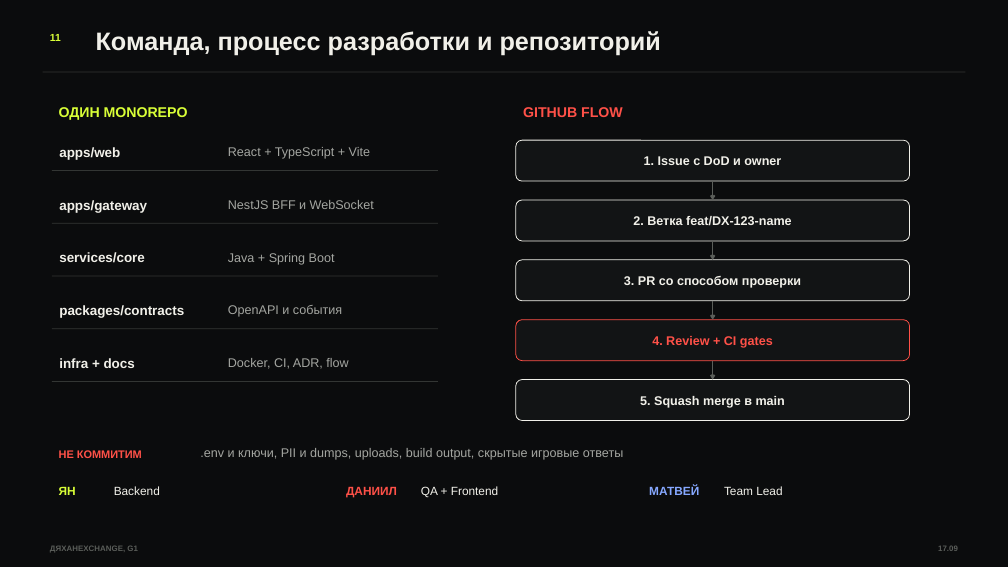
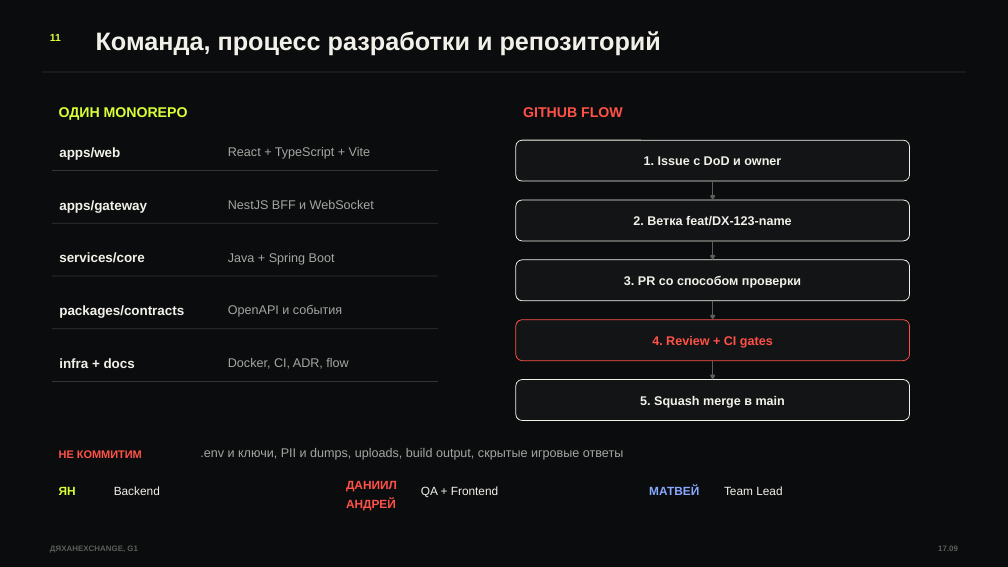
Before and after one commit to dyahan-co/dyahan-exchange, a slide deck: slide 11 of DyakhanExchange-G1-team.pptx. Drawn at 1008x567 pixels with LibreOffice and Linux fonts; fonts in the diff are those of the drawing. Boxes give left, top, right and bottom in pixels: in the first picture for what was removed or moved away, otherwise in the second. Text is boxed around its words. In the diff, an @@ line names an element or a change of style, - is before the commit and + after.

```diff
--- a/DyakhanExchange-G1-team.pptx
+++ b/DyakhanExchange-G1-team.pptx
@@ text "ДАНИИЛ": place and size @@
-text "ДАНИИЛ" at box(346, 487, 397, 498)
+text "ДАНИИЛ" at box(346, 481, 397, 491)
@@ text added at box(346, 500, 396, 511), 11.2 pt, text #FF5148, bold @@
+АНДРЕЙ
```
Also in this commit, not shown: 2 other slides changed, 1 other file.
